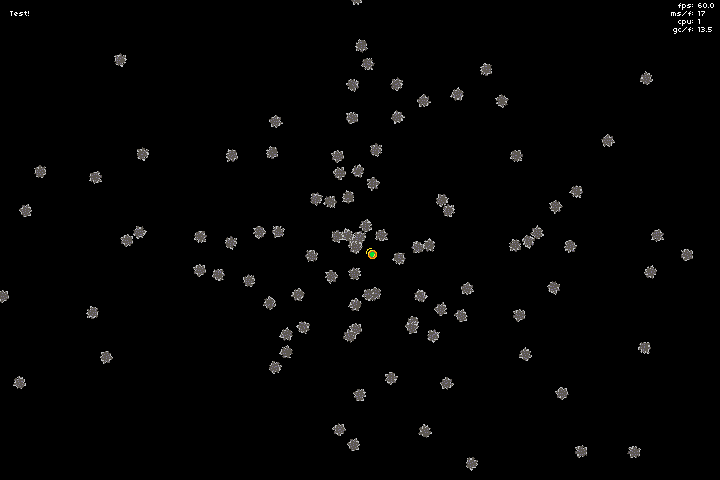
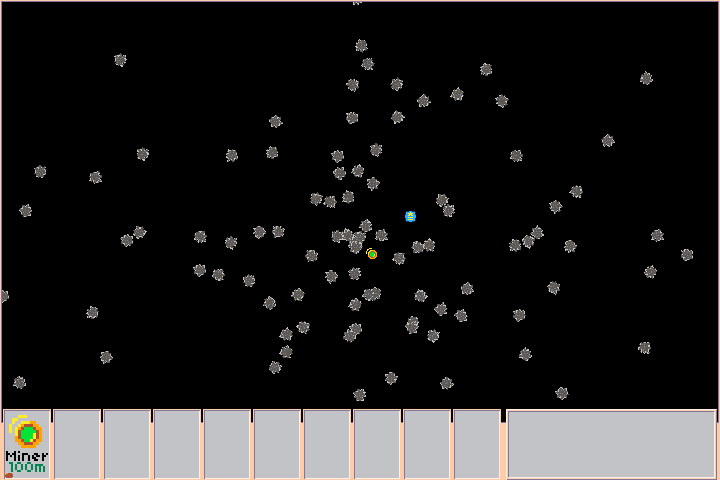
Two versions of the same layered image (720x480). Layer-by-layer changes:
added layer "build packet cost" above "100m" over [left=5, top=473, right=13, bottom=478]
added layer "100m" above "Miner" over [left=9, top=462, right=45, bottom=472]
added layer "Miner" above "miner" over [left=8, top=451, right=48, bottom=461]
added layer "miner" (1st of 2) above "panel" over [left=9, top=415, right=42, bottom=448]
added layer "panel" above "card" over [left=506, top=409, right=717, bottom=480]
added layer "card" above "border" over [left=3, top=409, right=501, bottom=480]
renamed "Layer 4" to "border", painted on it over [left=0, top=0, right=720, bottom=480]
added layer "Layer 4" above "Layer 3" over [left=405, top=211, right=416, bottom=222]
painted on "Layer 3" over [left=10, top=3, right=714, bottom=34]
